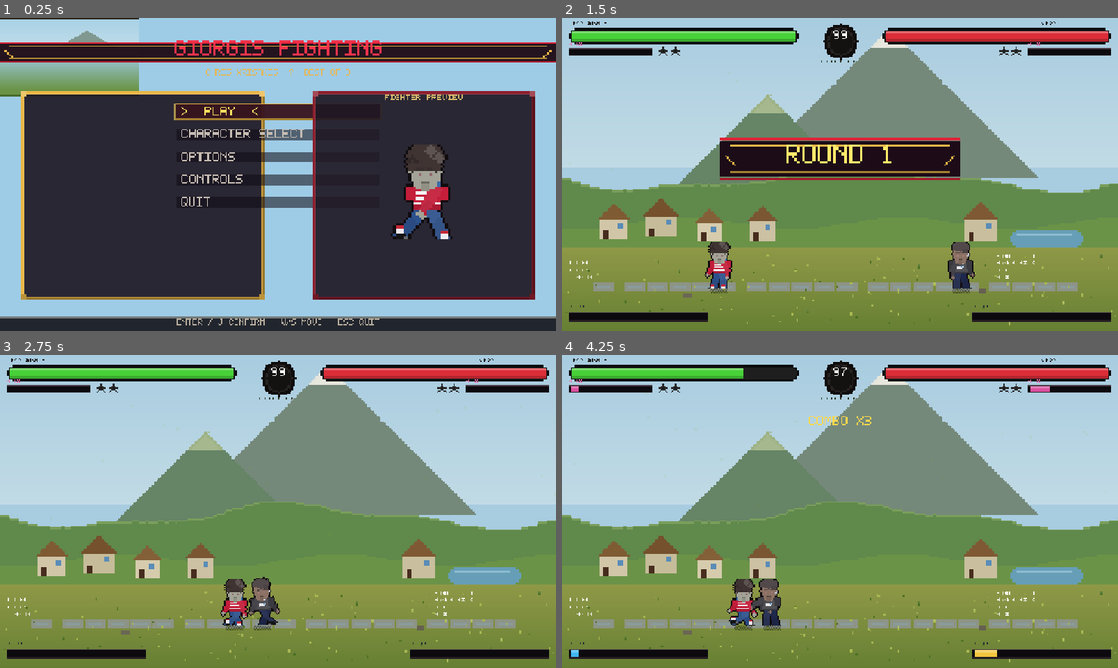
Above: before the commit, frames 1-4 (two rows, left to right).
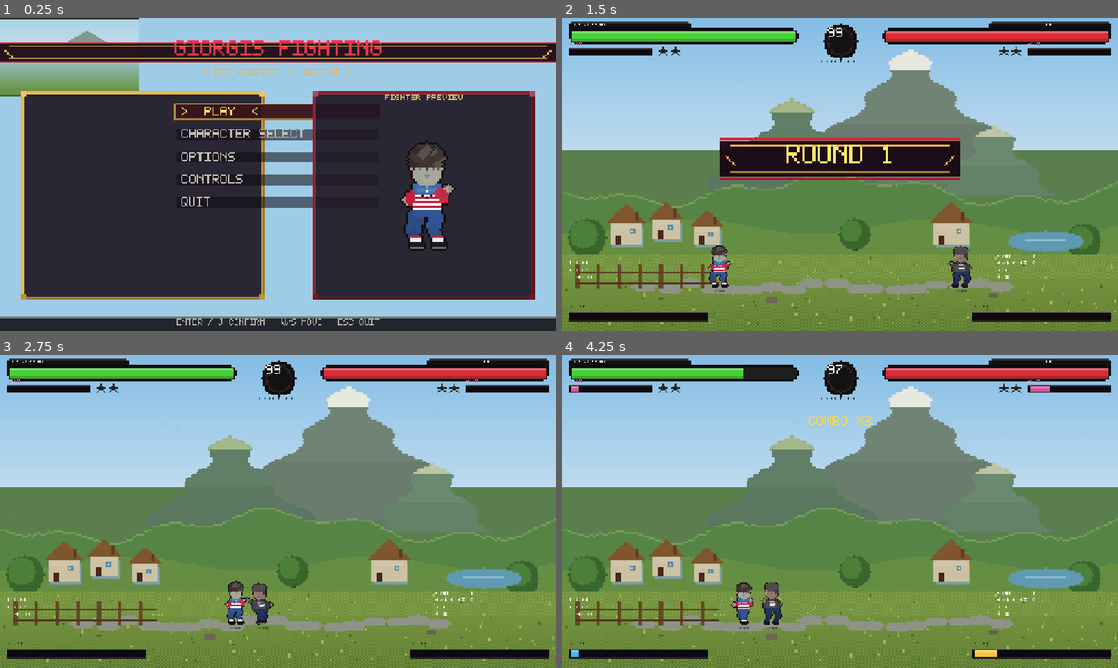
Above: after the commit, the same moments.

Repository: SirGiorgis/games
Game: Godot game, scene res://scenes/bootstrap.tscn
Same seed, same stepped clock (60 frames per second), same inputs: the game is played once before the commit and once after it.
Inputs (mouse positions are in pixels of both pictures, inside the frame that each line leads up to):
- Up to frame 1 (0.25 s): no input
- Up to frame 2 (1.5 s): tap Enter (menu_confirm) at 0.5 s; move the mouse to (962, 158) at 0.52 s; hold D (menu_right) 0.53-1.28 s; tap U (p1_block) at 0.6 s; click (962, 158) at 0.67 s; tap Space at 0.77 s; move the mouse to (728, 190) at 1.27 s; hold Escape (menu_back) from 1.28 s (still down); tap I (p1_grab) at 1.35 s
- Up to frame 3 (2.75 s): tap Space at 1.52 s; move the mouse to (333, 442) at 2.02 s; release Escape (menu_back) at 2.03 s; hold D (menu_right) from 2.03 s (still down); tap K (p1_heavy) at 2.1 s
- Up to frame 4 (4.25 s): move the mouse to (812, 574) at 2.77 s; release D (menu_right) at 2.78 s; hold W (menu_up) 2.78-3.53 s; tap J (p1_light) at 2.85 s; click (812, 574) at 2.92 s; tap Space at 3.02, 3.77 s; move the mouse to (1006, 558) at 3.52 s; hold A (menu_left) from 3.53 s (still down); tap L (p1_special) at 3.6 s

The runs differ from the first frame. In frame 1, 1.5% of the frame differs, in the area x 70-82%, y 39-75%; in frame 2, 28%; in frame 3, 29%, in the area x 0-100%, y 0-99%; in frame 4, 29%.

Commit message:
Rebuild chibi fighters in a Tiny Fight stance with a richer meadow
Replace hanging-arm capsules with a dedicated 48x56 painter: 3/4 guard
stance, planted 8-frame walk, punch windup/extend, striped kit and hoodie
details. Meadow gets irregular peaks, cottages, trees, dithered grass, and
no fake horizon sea. HUD name pills sit on the bars; hits leave blood specks.

Co-authored-by: SirGiorgis <SirGiorgis@users.noreply.github.com>

Diff:
--- a/ashen-rite/scripts/effects/fx.gd
+++ b/ashen-rite/scripts/effects/fx.gd
@@ -31,6 +31,20 @@
 		tw.tween_property(s, "position", s.position + dir * 0.25, 0.18)
 		tw.parallel().tween_property(s, "modulate:a", 0.0, 0.18)
 		tw.tween_callback(s.queue_free)
+	# Tiny Fight-style blood specks
+	if strong:
+		for i in 6:
+			var bimg := Pix.image(3, 3, Color(0, 0, 0, 0))
+			Pix.disc(bimg, 1, 1, 1, Color(0.62, 0.08, 0.10))
+			var bs := Sprite2D.new()
+			bs.texture = Pix.tex(bimg)
+			bs.texture_filter = CanvasItem.TEXTURE_FILTER_NEAREST
+			bs.scale = Vector2(3, 3)
+			bs.global_position = pos + Vector2(randf_range(-10, 10), randf_range(4, 18))
+			add_child(bs)
+			var bt := bs.create_tween()
+			bt.tween_property(bs, "modulate:a", 0.0, 0.55)
+			bt.tween_callback(bs.queue_free)
 	var cross := Pix.image(9, 9, Color(0, 0, 0, 0))
 	Pix.hline(cross, 0, 4, 9, Color(1, 0.92, 0.4, 1))
 	Pix.vline(cross, 4, 0, 9, Color(1, 0.92, 0.4, 1))
--- /dev/null
+++ b/ashen-rite/scripts/pixel/chibi_fighter.gd
@@ -0,0 +1,292 @@
+class_name ChibiFighter
+extends RefCounted
+## Tiny Fight-style 3/4 chibi brawler. Guard stance, planted walk, punch windup.
+
+
+static func paint(img: Image, def: CharacterDef, pose: String, f: int, n: int) -> void:
+	var m: Dictionary = _motion(pose, f, n)
+	var pal: Dictionary = _palette(def)
+	var cx: int = 24 + int(m.lean) + int(m.xoff)
+	var bob: int = int(m.bob)
+	var squat: int = int(m.squat)
+	var hip_y: int = 38 + bob + squat
+	var hx: int = cx + int(m.head)
+	var hy: int = hip_y - 22 + int(m.head_y)
+
+	if pose in ["knockdown", "defeat"]:
+		_paint_down(img, pal, def, float(f) / float(maxi(n - 1, 1)))
+		return
+
+	# Draw back-to-front so the lead fist sits on top.
+	_leg(img, cx - 5 + int(m.back_x), hip_y, int(m.back_k), pal.jeans_dk, pal.shoe, pal.sock, def.style == "kit")
+	_leg(img, cx + 4 + int(m.front_x), hip_y, int(m.front_k), pal.jeans, pal.shoe, pal.sock, def.style == "kit")
+	_arm(img, cx - 6, hip_y - 10, int(m.rear_ax), int(m.rear_ay), pal.sleeve, pal.skin, false)
+	_torso(img, def, pal, cx, hip_y)
+	_head(img, def, pal, hx, hy, pose)
+	_arm(img, cx + 5, hip_y - 10, int(m.lead_ax), int(m.lead_ay), pal.sleeve_hi, pal.skin, true)
+	if bool(m.get("flash", false)):
+		_flash(img, cx + int(m.lead_ax) + 8, hip_y - 10 + int(m.lead_ay), pal.trim)
+
+
+static func _palette(def: CharacterDef) -> Dictionary:
+	var kit: bool = def.style == "kit"
+	var street: bool = def.style == "street"
+	var jeans: Color = Color(0.20, 0.34, 0.58) if kit else (Color(0.14, 0.20, 0.38) if street else def.outfit.darkened(0.28))
+	return {
+		"skin": def.skin,
+		"skin_dk": def.skin.darkened(0.16),
+		"hair": def.hair,
+		"hair_hi": def.hair.lightened(0.14),
+		"hair_dk": def.hair.darkened(0.18),
+		"eyes": def.eyes,
+		"outfit": def.outfit,
+		"trim": def.trim,
+		"accent": def.accent,
+		"sleeve": def.outfit if (kit or street or def.style == "racing") else def.skin,
+		"sleeve_hi": (def.outfit if (kit or street or def.style == "racing") else def.skin).lightened(0.08),
+		"jeans": jeans,
+		"jeans_dk": jeans.darkened(0.12),
+		"shoe": Color(0.10, 0.10, 0.12),
+		"sock": Color(0.93, 0.93, 0.95),
+		"silver": Color(0.80, 0.82, 0.86),
+	}
+
+
+static func _motion(pose: String, f: int, n: int) -> Dictionary:
+	var u: float = float(f) / float(maxi(n - 1, 1))
+	var ph: float = TAU * float(f) / float(n)
+	var d := {
+		"xoff": 0, "bob": 0, "lean": 0, "squat": 0, "head": 0, "head_y": 0,
+		"back_x": -1, "front_x": 1, "back_k": 1, "front_k": 0,
+		"rear_ax": -3, "rear_ay": 3, "lead_ax": 6, "lead_ay": -2,
+		"flash": false,
+	}
+	match pose:
+		"idle", "block":
+			d.bob = 0 if sin(ph) < 0.15 else 1
+			d.lead_ay = -2 + (1 if pose == "block" else 0)
+			d.lead_ax = 5 if pose == "block" else 6
+			d.rear_ax = -4 if pose == "block" else -3
+			if pose == "block":
+				d.squat = 1
+				d.lean = 1
+		"walk":
+			var step: int = f % 8
+			var table := [
+				{"bx": -3, "fx": 3, "bk": 0, "fk": 2, "bob": 0, "rax": -1, "lax": 7},
+				{"bx": -2, "fx": 2, "bk": 1, "fk": 1, "bob": 1, "rax": -2, "lax": 6},
+				{"bx": 0, "fx": 0, "bk": 2, "fk": 0, "bob": 0, "rax": -3, "lax": 5},
+				{"bx": 2, "fx": -2, "bk": 1, "fk": 1, "bob": 1, "rax": -4, "lax": 4},
+				{"bx": 3, "fx": -3, "bk": 0, "fk": 2, "bob": 0, "rax": -5, "lax": 3},
+				{"bx": 2, "fx": -2, "bk": 1, "fk": 1, "bob": 1, "rax": -4, "lax": 4},
+				{"bx": 0, "fx": 0, "bk": 2, "fk": 0, "bob": 0, "rax": -3, "lax": 5},
+				{"bx": -2, "fx": 2, "bk": 1, "fk": 1, "bob": 1, "rax": -2, "lax": 6},
+			]
+			var s: Dictionary = table[step]
+			d.back_x = int(s.bx)
+			d.front_x = int(s.fx)
+			d.back_k = int(s.bk)
+			d.front_k = int(s.fk)
+			d.bob = int(s.bob)
+			d.rear_ax = int(s.rax)
+			d.lead_ax = int(s.lax)
+			d.lean = 1 if step < 4 else 0
+			d.xoff = 1 if (step == 1 or step == 5) else 0
+		"run":
+			var rs: int = f % 6
+			d.bob = 0 if rs % 2 == 0 else 2
+			d.xoff = 2
+			d.lean = 2
+			d.back_x = -4 if rs < 3 else 3
+			d.front_x = 4 if rs < 3 else -3
+			d.back_k = 0 if rs < 3 else 2
+			d.front_k = 2 if rs < 3 else 0
+			d.rear_ax = -6
+			d.lead_ax = 9
+			d.lead_ay = -4
+		"backdash":
+			d.xoff = -4
+			d.lean = -2
+			d.bob = 1
+			d.back_x = 3
+			d.front_x = -2
+			d.rear_ax = 2
+			d.lead_ax = -2
+		"prejump", "crouch", "land", "getup":
+			d.squat = 3 if pose != "prejump" else 2
+			d.back_x = -3
+			d.front_x = 3
+			d.back_k = 3
+			d.front_k = 3
+			d.lead_ay = 2
+			d.rear_ay = 4
+			if pose == "land":
+				d.squat = 4 if u < 0.4 else 2
+		"jump", "jlight", "jheavy":
+			d.bob = -3
+			d.squat = -1
+			d.back_x = -2
+			d.front_x = 3
+			d.back_k = 0
+			d.front_k = 1
+			d.rear_ay = -6
+			d.lead_ay = -5
+			d.lead_ax = 8 if pose != "jump" else 4
+			if pose != "jump":
+				d.flash = u > 0.28 and u < 0.62
+				d.lead_ax = int(lerpf(2.0, 14.0, smoothstep(0.15, 0.5, u)))
+		"light", "clight", "heavy", "cheavy", "grab":
+			var strike: float = smoothstep(0.18, 0.48, u)
+			var rec: float = smoothstep(0.55, 1.0, u)
+			var ext: float = strike * (1.0 - rec)
+			d.xoff = int(ext * 4.0)
+			d.lean = int(ext * 3.0)
+			d.lead_ax = int(lerpf(4.0, 16.0, ext))
+			d.lead_ay = int(lerpf(-1.0, -4.0, ext))
+			d.rear_ax = int(lerpf(-3.0, -6.0, ext))
+			d.front_x = int(ext * 2.0)
+			d.flash = ext > 0.55
+			if pose.begins_with("c"):
+				d.squat = 3
+				d.lead_ay = int(lerpf(4.0, 6.0, ext))
+		"special", "ultimate":
+			var sp: float = smoothstep(0.12, 0.55, u)
+			d.xoff = int(sp * 5.0)
+			d.lean = int(sp * 3.0)
+			d.lead_ax = int(lerpf(4.0, 15.0, sp))
+			d.rear_ax = int(lerpf(-2.0, 8.0, sp))
+			d.lead_ay = int(lerpf(-2.0, -6.0, sp))
+			d.flash = sp > 0.4 and u < 0.85
+		"hit", "block_hit", "air_hit", "launch":
+			d.xoff = 3
+			d.lean = 2
+			d.head = 2
+			d.lead_ax = 2
+			d.rear_ax = 3
+		"victory":
+			d.bob = 0 if sin(ph * 2.0) < 0.0 else 1
+			d.lead_ay = int(lerpf(0.0, -14.0, minf(u * 1.4, 1.0)))
+			d.lead_ax = 2
+		_:
+			pass
+	return d
+
+
+static func _leg(img: Image, hx: int, hy: int, knee: int, jeans: Color, shoe: Color, sock: Color, socks: bool) -> void:
+	Pix.rect(img, hx - 3, hy - 1, 6, 4, jeans)
+	var ky: int = hy + 6 + knee
+	var fx: int = hx + (1 if knee < 2 else 0)
+	var fy: int = 52
+	Pix.capsule(img, hx, hy, hx - 1, ky, 3, jeans)
+	Pix.capsule(img, hx - 1, ky, fx, fy - 2, 2, jeans.darkened(0.08))
+	if socks:
+		Pix.rect(img, fx - 2, fy - 4, 5, 3, sock)
+		Pix.hline(img, fx - 2, fy - 4, 5, Color(0.78, 0.16, 0.22))
+	Pix.rect(img, fx - 2, fy - 1, 6, 3, shoe)
+	Pix.hline(img, fx - 2, fy + 1, 6, shoe.lightened(0.35))
+
+
+static func _arm(img: Image, sx: int, sy: int, dx: int, dy: int, sleeve: Color, skin: Color, lead: bool) -> void:
+	var mx: int = sx + dx / 2
+	var my: int = sy + dy / 2 + (1 if lead else 2)
+	var hx: int = sx + dx
+	var hy: int = sy + dy
+	Pix.capsule(img, sx, sy, mx, my, 2, sleeve)
+	Pix.capsule(img, mx, my, hx, hy, 2, sleeve.darkened(0.06))
+	Pix.disc(img, hx, hy, 2, skin)
+	Pix.disc(img, hx + (1 if lead else 0), hy, 1, skin.darkened(0.12))
+
+
+static func _torso(img: Image, def: CharacterDef, pal: Dictionary, cx: int, hip_y: int) -> void:
+	var top: int = hip_y - 14
+	if def.style == "kit":
+		Pix.rect(img, cx - 6, top + 4, 13, 11, pal.trim)
+		for row in 11:
+			var band: Color = pal.outfit if (row % 2) == 0 else pal.trim
+			Pix.hline(img, cx - 6, top + 4 + row, 13, band)
+		Pix.rect(img, cx - 6, top, 13, 5, pal.accent)
+		Pix.rect(img, cx - 4, top + 2, 9, 2, pal.accent.lightened(0.12))
+		Pix.put(img, cx, top + 3, pal.trim)
+		Pix.rect(img, cx - 9, top + 4, 4, 5, pal.outfit)
+		Pix.rect(img, cx + 6, top + 4, 4, 5, pal.outfit.lightened(0.06))
+		Pix.rect(img, cx - 6, hip_y - 2, 13, 3, pal.jeans)
+		Pix.put(img, cx - 2, top + 5, Color(0.06, 0.05, 0.05))
+		Pix.put(img, cx, top + 6, Color(0.08, 0.07, 0.07))
+		Pix.put(img, cx + 2, top + 5, Color(0.06, 0.05, 0.05))
+	elif def.style == "street":
+		Pix.rect(img, cx - 7, top + 3, 15, 12, pal.outfit)
+		Pix.rect(img, cx - 6, top + 4, 13, 9, pal.outfit.lightened(0.10))
+		Pix.rect(img, cx - 9, top + 4, 4, 8, pal.outfit)
+		Pix.rect(img, cx + 6, top + 4, 4, 8, pal.outfit.lightened(0.06))
+		Pix.rect(img, cx - 4, top + 1, 9, 4, pal.outfit.darkened(0.08))
+		Pix.hline(img, cx - 3, top + 3, 7, pal.skin_dk)
+		Pix.hline(img, cx - 2, top + 4, 5, pal.silver.darkened(0.1))
+		# HoodRich mark
+		Pix.hline(img, cx - 4, top + 7, 6, pal.trim)
+		Pix.hline(img, cx - 3, top + 8, 5, pal.trim)
+		Pix.put(img, cx - 4, top + 6, pal.accent)
+		Pix.put(img, cx + 2, top + 6, pal.accent)
+		Pix.rect(img, cx - 6, hip_y - 2, 13, 3, pal.jeans)
+	elif def.style == "racing":
+		Pix.rect(img, cx - 5, top, 11, 14, pal.outfit)
+		Pix.vline(img, cx, top + 2, 10, pal.accent)
+		Pix.rect(img, cx - 5, top, 11, 3, pal.accent.darkened(0.2))
+	else:
+		Pix.rect(img, cx - 5, top, 11, 14, pal.outfit)
+		Pix.rect(img, cx - 4, top + 1, 9, 5, pal.outfit.lightened(0.1))
+		Pix.hline(img, cx - 4, top + 6, 9, pal.trim)
+
+
+static func _head(img: Image, def: CharacterDef, pal: Dictionary, cx: int, cy: int, pose: String) -> void:
+	Pix.rect(img, cx - 1, cy + 6, 4, 3, pal.skin_dk)
+	Pix.oval(img, cx, cy + 1, 7, 8, pal.skin)
+	Pix.oval(img, cx + 1, cy + 2, 5, 6, pal.skin.lightened(0.05))
+	# brows + eyes
+	Pix.hline(img, cx - 4, cy - 1, 4, pal.hair_dk)
+	Pix.hline(img, cx + 1, cy - 1, 4, pal.hair_dk)
+	Pix.put(img, cx - 3, cy + 1, Color(0.96, 0.94, 0.9))
+	Pix.put(img, cx + 3, cy + 1, Color(0.96, 0.94, 0.9))
+	Pix.put(img, cx - 3, cy + 1, pal.eyes)
+	Pix.put(img, cx + 3, cy + 1, pal.eyes)
+	Pix.put(img, cx, cy + 2, pal.skin_dk)
+	if pose == "hit":
+		Pix.hline(img, cx - 2, cy + 3, 5, Color(0.5, 0.18, 0.18))
+	else:
+		Pix.hline(img, cx - 1, cy + 4, 3, pal.skin_dk)
+		Pix.put(img, cx, cy + 5, pal.skin_dk)
+	if def.style == "street":
+		_hair_short(img, cx, cy, pal)
+		Pix.put(img, cx + 6, cy + 2, pal.silver)
+		Pix.put(img, cx + 6, cy + 3, pal.silver.darkened(0.2))
+	else:
+		_hair_curly(img, cx, cy, pal)
+
+
+static func _hair_curly(img: Image, cx: int, cy: int, pal: Dictionary) -> void:
+	Pix.oval(img, cx, cy - 5, 8, 6, pal.hair)
+	for d in [Vector2i(-6, -3), Vector2i(6, -4), Vector2i(-4, -7), Vector2i(3, -8), Vector2i(0, -8), Vector2i(5, -1), Vector2i(-6, -1), Vector2i(-2, -6), Vector2i(4, -6)]:
+		Pix.disc(img, cx + d.x, cy + d.y, 2, pal.hair_hi if (d.x + d.y) & 1 == 0 else pal.hair_dk)
+	Pix.disc(img, cx - 5, cy - 4, 2, pal.hair)
+	Pix.disc(img, cx + 5, cy - 5, 2, pal.hair)
+
+
+static func _hair_short(img: Image, cx: int, cy: int, pal: Dictionary) -> void:
+	Pix.oval(img, cx, cy - 5, 8, 5, pal.hair)
+	Pix.rect(img, cx - 7, cy - 6, 15, 5, pal.hair)
+	Pix.rect(img, cx - 7, cy - 2, 4, 5, pal.hair_dk)
+	Pix.hline(img, cx - 5, cy - 1, 4, pal.hair_dk)
+
+
+static func _flash(img: Image, x: int, y: int, col: Color) -> void:
+	Pix.disc(img, x, y, 2, Color(1, 0.96, 0.8, 0.9))
+	Pix.hline(img, x - 5, y, 5, Color(col, 0.45))
+	Pix.put(img, x + 3, y - 1, Color(1, 1, 1, 0.7))
+
+
+static func _paint_down(img: Image, pal: Dictionary, def: CharacterDef, u: float) -> void:
+	var y: int = int(lerpf(28.0, 40.0, clampf(u * 1.2, 0.0, 1.0)))
+	Pix.capsule(img, 10, y + 4, 26, y + 5, 4, pal.outfit)
+	Pix.oval(img, 30, y + 2, 6, 5, pal.skin)
+	Pix.oval(img, 31, y, 7, 4, pal.hair)
+	Pix.capsule(img, 8, y + 6, 16, y + 10, 2, pal.jeans)
+	Pix.capsule(img, 18, y + 6, 24, y + 10, 2, pal.jeans)
--- a/ashen-rite/scripts/pixel/pixel_arena_bake.gd
+++ b/ashen-rite/scripts/pixel/pixel_arena_bake.gd
@@ -7,7 +7,7 @@
 
 
 static func texture(id: String) -> ImageTexture:
-	var img := Pix.image(W, H, Color(0.66, 0.80, 0.88))
+	var img := Pix.image(W, H, Color(0.55, 0.76, 0.90))
 	match id:
 		"neon_street":
 			_neon(img)
@@ -53,60 +53,96 @@
 
 
 static func _meadow(img: Image) -> void:
-	for y in 86:
-		var t: float = float(y) / 86.0
-		Pix.hline(img, 0, y, W, Color(0.66, 0.80, 0.88).lerp(Color(0.76, 0.86, 0.90), t))
-	_mountain(img, 188, 92, 86, Color(0.46, 0.54, 0.48), Color(0.90, 0.90, 0.86))
-	_mountain(img, 118, 96, 52, Color(0.40, 0.52, 0.40), Color(0.62, 0.70, 0.52))
+	for y in 88:
+		var t: float = float(y) / 88.0
+		Pix.hline(img, 0, y, W, Color(0.52, 0.74, 0.90).lerp(Color(0.78, 0.88, 0.94), t))
+	# Solid mid-ground so peaks never leave a fake horizon sea
+	Pix.rect(img, 0, 76, W, 60, Color(0.36, 0.50, 0.30))
+	_peak(img, 200, 96, 78, Color(0.44, 0.52, 0.46), Color(0.90, 0.91, 0.86))
+	_peak(img, 132, 100, 54, Color(0.38, 0.50, 0.40), Color(0.62, 0.70, 0.50))
+	_peak(img, 248, 102, 40, Color(0.42, 0.54, 0.44), Color(0.72, 0.76, 0.62))
+	# Rolling hills
 	for x in W:
-		var hy: int = 92 + int(sin(float(x) * 0.028) * 7.0) + int(sin(float(x) * 0.07) * 3.0)
-		Pix.rect(img, x, hy, 1, maxi(1, 132 - hy), Color(0.38, 0.54, 0.30))
-		Pix.put(img, x, hy, Color(0.48, 0.62, 0.36))
+		var hy: int = 98 + int(sin(float(x) * 0.03) * 8.0) + int(sin(float(x) * 0.11 + 0.6) * 4.0)
+		Pix.rect(img, x, hy, 1, maxi(1, 136 - hy), Color(0.34, 0.52, 0.28))
+		Pix.put(img, x, hy, Color(0.46, 0.62, 0.34))
 	for x in W:
-		var hy2: int = 118 + int(sin(float(x) * 0.05 + 1.2) * 4.0)
-		Pix.rect(img, x, hy2, 1, maxi(1, 140 - hy2), Color(0.42, 0.58, 0.28))
-	_cottage(img, 22, 116, 16, 11, Color(0.82, 0.78, 0.66), Color(0.50, 0.36, 0.20))
-	_cottage(img, 48, 114, 18, 12, Color(0.78, 0.74, 0.60), Color(0.46, 0.32, 0.18))
-	_cottage(img, 78, 118, 14, 10, Color(0.84, 0.80, 0.68), Color(0.52, 0.38, 0.22))
-	_cottage(img, 108, 117, 15, 11, Color(0.80, 0.76, 0.64), Color(0.48, 0.34, 0.20))
-	_cottage(img, 232, 116, 18, 12, Color(0.79, 0.75, 0.62), Color(0.50, 0.35, 0.20))
-	Pix.round_rect(img, 258, 122, 42, 10, 3, Color(0.40, 0.62, 0.72))
-	Pix.hline(img, 262, 124, 32, Color(0.55, 0.74, 0.82))
-	for y in range(132, H):
-		var shade: float = float(y - 132) / 48.0
-		var g: Color = Color(0.56, 0.60, 0.28).lerp(Color(0.40, 0.50, 0.20), shade)
-		Pix.hline(img, 0, y, W, g)
-	for x in range(20, 300, 14):
-		var dx: int = x + (x % 5) - 2
-		Pix.rect(img, dx, 152, 12, 5, Color(0.50, 0.40, 0.22, 0.55))
-		Pix.rect(img, dx + 2, 154, 8, 2, Color(0.42, 0.32, 0.16, 0.4))
+		var hy2: int = 120 + int(sin(float(x) * 0.045 + 1.4) * 5.0)
+		Pix.rect(img, x, hy2, 1, maxi(1, 140 - hy2), Color(0.40, 0.56, 0.26))
+	_tree(img, 14, 128, 11)
+	_tree(img, 168, 126, 9)
+	_tree(img, 300, 130, 10)
+	_cottage(img, 28, 118, 18, 12)
+	_cottage(img, 52, 116, 16, 11)
+	_cottage(img, 76, 120, 15, 10)
+	_cottage(img, 214, 118, 20, 12)
+	# Pond
+	Pix.oval(img, 278, 128, 22, 6, Color(0.38, 0.60, 0.70))
+	Pix.hline(img, 266, 127, 24, Color(0.55, 0.74, 0.82))
+	# Grass field — dither, not stripes
+	Pix.dither_fill(img, 0, 136, W, H - 136, Color(0.50, 0.62, 0.28), Color(0.44, 0.56, 0.24))
+	for y in range(150, H):
+		var t2: float = float(y - 150) / 30.0
+		var g: Color = Color(0.46, 0.58, 0.24).lerp(Color(0.34, 0.46, 0.18), t2)
+		for x in range(0, W, 2):
+			Pix.put(img, x + (y & 1), y, g)
 	var rng := RandomNumberGenerator.new()
 	rng.seed = 2014
-	for i in 120:
+	for i in 160:
 		var gx: int = rng.randi_range(1, W - 2)
-		var gy: int = rng.randi_range(136, 176)
-		var tuft: Color = Color(0.30, 0.44, 0.14) if i % 3 == 0 else Color(0.66, 0.72, 0.32)
+		var gy: int = rng.randi_range(138, 176)
+		var tuft: Color = Color(0.28, 0.42, 0.14) if i % 3 == 0 else Color(0.62, 0.72, 0.32)
 		Pix.put(img, gx, gy, tuft)
-		if i % 5 == 0:
-			Pix.put(img, gx, gy - 1, tuft.lightened(0.1))
-	Pix.rect(img, 70, 158, 5, 3, Color(0.42, 0.40, 0.34))
-	Pix.rect(img, 240, 156, 4, 2, Color(0.40, 0.38, 0.32))
+		if i % 4 == 0:
+			Pix.put(img, gx, gy - 1, tuft.lightened(0.08))
+	# Dirt fight lane
+	for i in 18:
+		var dx: int = 48 + i * 12 + rng.randi_range(-2, 2)
+		var dy: int = 154 + rng.randi_range(-2, 2)
+		Pix.oval(img, dx, dy, 7, 3, Color(0.50, 0.40, 0.22, 0.55))
+	# Fence
+	for i in 7:
+		var px: int = 8 + i * 12
+		Pix.rect(img, px, 142, 2, 14, Color(0.40, 0.28, 0.16))
+	Pix.hline(img, 8, 146, 82, Color(0.36, 0.26, 0.14))
+	Pix.hline(img, 8, 152, 82, Color(0.32, 0.22, 0.12))
+	# Rocks
+	Pix.rect(img, 118, 160, 6, 4, Color(0.42, 0.40, 0.34))
+	Pix.rect(img, 246, 158, 5, 3, Color(0.40, 0.38, 0.32))
 
 
-static func _mountain(img: Image, cx: int, base_y: int, half: int, rock: Color, snow: Color) -> void:
+static func _peak(img: Image, cx: int, base_y: int, half: int, rock: Color, snow: Color) -> void:
 	for y in half:
-		var w: int = int(float(y) / float(maxi(half, 1)) * float(half))
-		Pix.hline(img, cx - w, base_y - half + y, w * 2 + 1, rock if y > 10 else snow)
-		if y <= 10:
-			Pix.hline(img, cx - w + 2, base_y - half + y, maxi(1, w * 2 - 3), snow.lightened(0.08))
+		var wobble: int = int(sin(float(y) * 0.31) * 5.0) + int(sin(float(y) * 0.17) * 3.0)
+		var w: int = int(float(y) / float(maxi(half, 1)) * float(half) * 0.92) + wobble
+		w = maxi(1, w)
+		var yy: int = base_y - half + y
+		var col: Color = snow if y < int(float(half) * 0.16) else rock
+		if y > int(float(half) * 0.55):
+			col = col.darkened(0.06)
+		Pix.hline(img, cx - w, yy, w * 2 + 1, col)
+		if y < int(float(half) * 0.16):
+			Pix.hline(img, cx - w + 2, yy, maxi(1, w * 2 - 3), snow.lightened(0.08))
 
 
-static func _cottage(img: Image, x: int, y: int, w: int, h: int, wall: Color, roof: Color) -> void:
+static func _tree(img: Image, x: int, y: int, r: int) -> void:
+	Pix.rect(img, x - 1, y, 3, 8, Color(0.32, 0.22, 0.12))
+	Pix.disc(img, x, y - 2, r, Color(0.22, 0.40, 0.18))
+	Pix.disc(img, x - 2, y - 4, r - 3, Color(0.30, 0.50, 0.22))
+
+
+static func _cottage(img: Image, x: int, y: int, w: int, h: int) -> void:
+	var wall := Color(0.80, 0.76, 0.64)
+	var roof := Color(0.50, 0.34, 0.18)
+	Pix.rect(img, x + 1, y + 2, w, h, Color(0.22, 0.28, 0.16, 0.35))
 	Pix.rect(img, x, y, w, h, wall)
+	Pix.rect(img, x + 1, y + 1, w - 2, 2, wall.lightened(0.08))
 	for i in int(w / 2) + 2:
-		Pix.hline(img, x + i - 1, y - 1 - i, w - i * 2 + 2, roof)
-	Pix.rect(img, x + 2, y + h - 5, 3, 5, Color(0.28, 0.18, 0.12))
-	Pix.rect(img, x + w - 6, y + 2, 3, 3, Color(0.35, 0.55, 0.72))
+		Pix.hline(img, x + i - 2, y - 1 - i, w - i * 2 + 4, roof)
+	Pix.rect(img, x + w - 4, y - 6, 2, 5, Color(0.36, 0.24, 0.14))
+	Pix.rect(img, x + 3, y + h - 5, 3, 5, Color(0.28, 0.16, 0.10))
+	Pix.rect(img, x + w - 7, y + 3, 3, 3, Color(0.35, 0.55, 0.70))
+	Pix.put(img, x + w - 6, y + 4, Color(0.85, 0.82, 0.55))
 
 
 static func _temple(img: Image) -> void:
--- a/ashen-rite/scripts/pixel/pixel_fighter_bake.gd
+++ b/ashen-rite/scripts/pixel/pixel_fighter_bake.gd
@@ -3,11 +3,12 @@
 ## Limb-rigged pixel fighter. Faces right; flip_h handles facing.
 ## Chris (style "kit") uses a keyed photo head plus a generic striped kit — no club badge.
 
+const Chibi := preload("res://scripts/pixel/chibi_fighter.gd")
 const PhotoSprite := preload("res://scripts/pixel/photo_fighter_sprite.gd")
 
-const W := 32
-const H := 36
-const SCALE := 3
+const W := 48
+const H := 56
+const SCALE := 2
 const MODEL_W := 160
 const MODEL_H := 160
 const MODEL_SCALE := 3
@@ -84,8 +85,8 @@
 		_paint_model(canvas, def, pose, f, n)
 		return Pix.tex(canvas)
 	var img := Pix.image(W, H)
-	_paint(img, def, pose, f, n)
-	Pix.outline(img, Color(0.07, 0.05, 0.06, 1))
+	Chibi.paint(img, def, pose, f, n)
+	Pix.outline(img, Color(0.08, 0.06, 0.07, 1))
 	return Pix.tex(img)
 
 
--- a/ashen-rite/scripts/ui/character_select.gd
+++ b/ashen-rite/scripts/ui/character_select.gd
@@ -215,7 +215,7 @@
 	_p2_walk = p2_frames.get("walk", p2_frames["idle"])
 	_p1_preview.texture = _p1_walk[0]
 	_p2_preview.texture = _p2_walk[0]
-	var sc1: float = 5.0 if _p1_preview.texture.get_width() <= 40 else 3.5
-	var sc2: float = 5.0 if _p2_preview.texture.get_width() <= 40 else 3.5
+	var sc1: float = 4.0
+	var sc2: float = 4.0
 	_p1_preview.scale = Vector2(sc1, sc1)
 	_p2_preview.scale = Vector2(-sc2, sc2)
--- a/ashen-rite/scripts/ui/fight_hud.gd
+++ b/ashen-rite/scripts/ui/fight_hud.gd
@@ -24,8 +24,21 @@
 	root.mouse_filter = Control.MOUSE_FILTER_IGNORE
 	add_child(root)
 
-	PixelUI.label_at(root, p1.def.name.to_upper(), Vector2(20, 8), 1, Color(0.12, 0.12, 0.12))
-	var p2n := PixelUI.label_at(root, p2.def.name.to_upper(), Vector2(980, 8), 1, Color(0.12, 0.12, 0.12), 0, 280)
+	var p1_pill := TextureRect.new()
+	p1_pill.texture = PixelUI.name_pill(70, 8, Color(0.07, 0.07, 0.08))
+	p1_pill.texture_filter = CanvasItem.TEXTURE_FILTER_NEAREST
+	p1_pill.position = Vector2(16, 8)
+	p1_pill.scale = Vector2(4, 4)
+	root.add_child(p1_pill)
+	PixelUI.label_at(root, p1.def.name.to_upper(), Vector2(24, 12), 1, Color(0.95, 0.95, 0.92))
+
+	var p2_pill := TextureRect.new()
+	p2_pill.texture = PixelUI.name_pill(70, 8, Color(0.07, 0.07, 0.08))
+	p2_pill.texture_filter = CanvasItem.TEXTURE_FILTER_NEAREST
+	p2_pill.position = Vector2(984, 8)
+	p2_pill.scale = Vector2(4, 4)
+	root.add_child(p2_pill)
+	var p2n := PixelUI.label_at(root, p2.def.name.to_upper(), Vector2(984, 12), 1, Color(0.95, 0.95, 0.92), 0, 280)
 	p2n.set_centered(280)
 
 	_p1_hp = _bar_tex(root, Vector2(16, 24), 132, 9, Color(0.28, 0.82, 0.22))
@@ -37,8 +50,7 @@
 	tbox.position = Vector2(596, 8)
 	tbox.scale = Vector2(4, 4)
 	root.add_child(tbox)
-	_timer = PixelUI.label_at(root, "99", Vector2(0, 28), 3, Color(1, 1, 1), 0, 1280)
-	_timer.set_centered(1280)
+	_timer = PixelUI.label_at(root, "99", Vector2(612, 22), 3, Color(1, 1, 1))
 
 	_p1_sp = _meter_tex(root, Vector2(16, 68), 48, 5, Color(0.86, 0.32, 0.62))
 	_p2_sp = _meter_tex(root, Vector2(1072, 68), 48, 5, Color(0.86, 0.32, 0.62))
@@ -130,7 +142,6 @@
 
 func set_timer(v: int) -> void:
 	_timer.set_pix("%02d" % v, 3, Color(1, 0.35, 0.3) if v <= 10 else Color(1, 1, 1))
-	_timer.set_centered(1280)
 
 
 func set_rounds(a: int, b: int) -> void:
--- a/ashen-rite/scripts/ui/main_menu.gd
+++ b/ashen-rite/scripts/ui/main_menu.gd
@@ -32,7 +32,7 @@
 	_preview.texture = frames["idle"][0]
 	_preview.texture_filter = CanvasItem.TEXTURE_FILTER_NEAREST
 	_preview.centered = true
-	var sc: float = 6.0 if _preview.texture.get_width() <= 40 else 4.0
+	var sc: float = 5.0
 	_preview.scale = Vector2(sc, sc)
 	_preview.position = Vector2(976, 400)
 	_preview_frames = frames["walk"]
